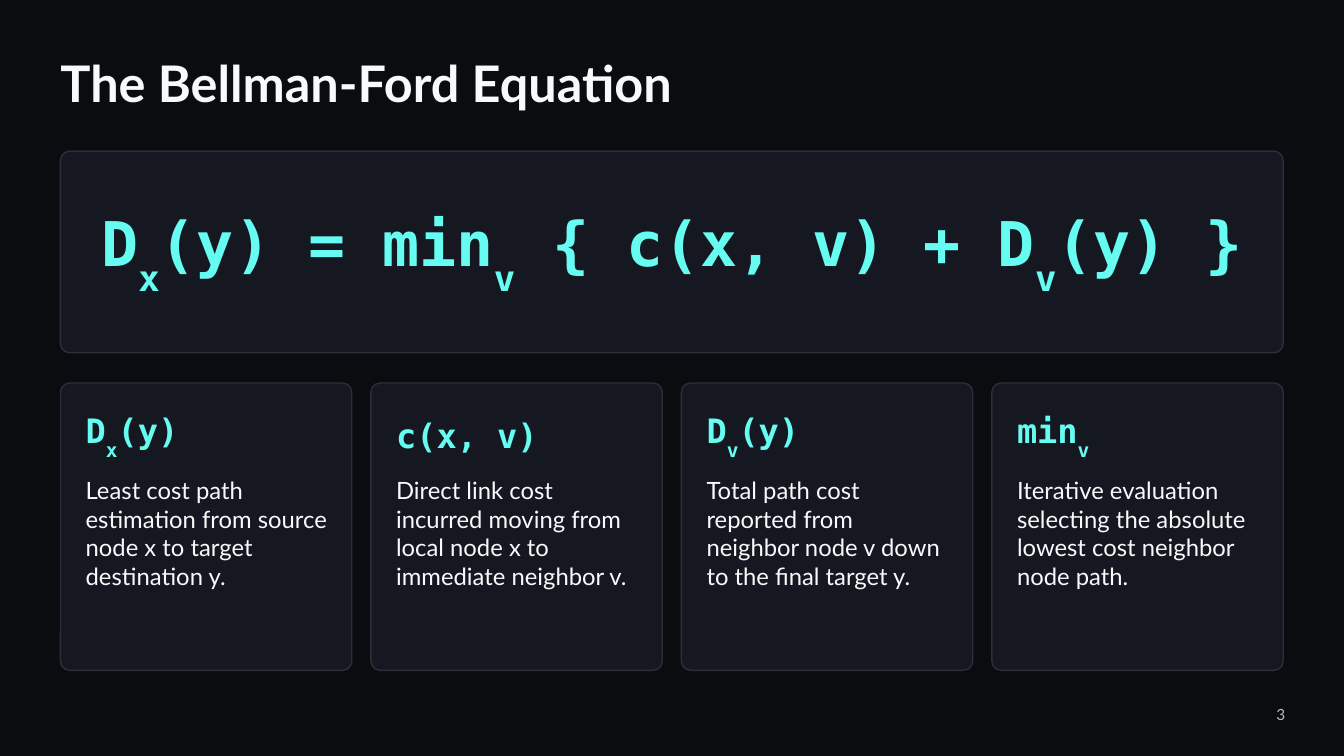
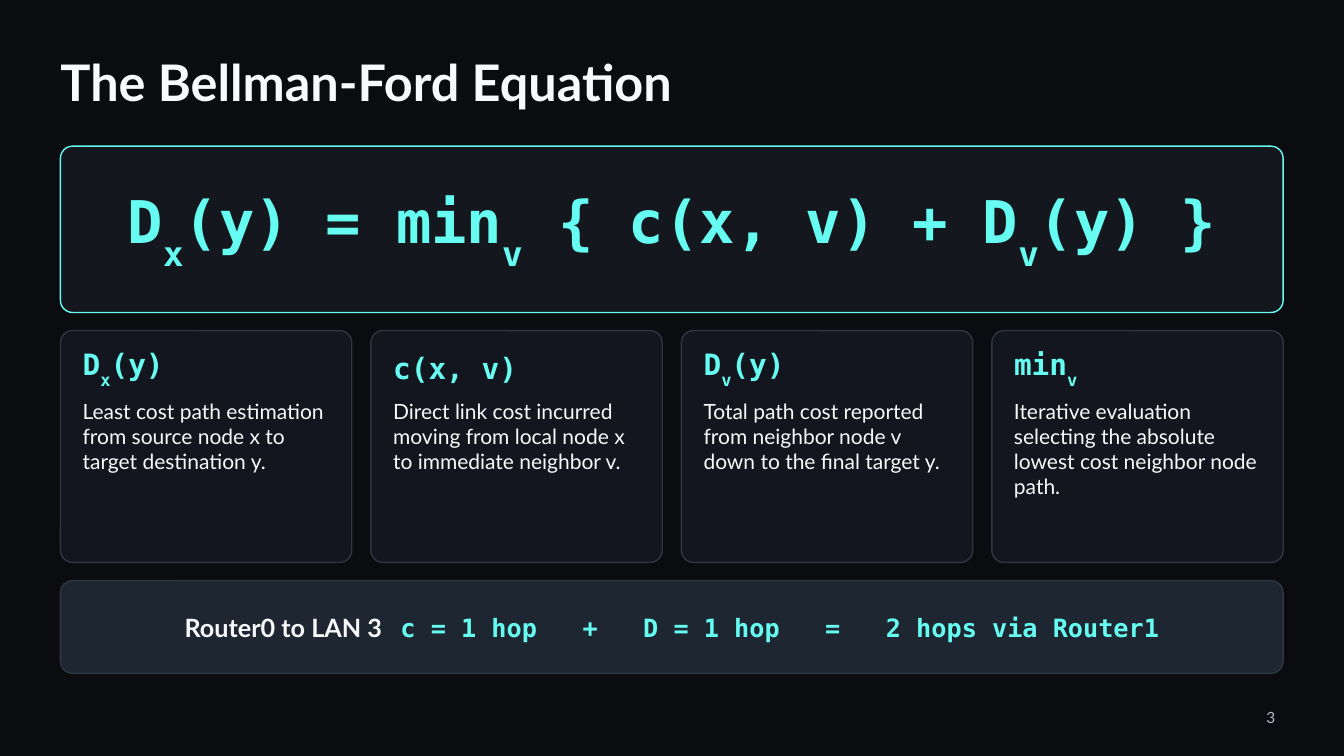
Before and after one commit to ShreeyaBhatt/Distance_Vector_Routing_Packet_Tracer, a slide deck: slide 3 of Distance_Vector_Routing.pptx. Drawn at 1344x756 pixels with LibreOffice and Linux fonts; fonts in the diff are those of the drawing; background and template pictures are left out. Boxes give left, top, right and bottom in pixels: in the first picture for what was removed or moved away, otherwise in the second. Text is boxed around its words. In the diff, an @@ line names an element or a change of style, - is before the commit and + after.

Commit message:
Modernize the deck design
Add toned photos, an editable network diagram, icons, a terminal view of
the routing table and a worked Bellman-Ford example to the Obsidian deck.

```diff
--- a/Distance_Vector_Routing.pptx
+++ b/Distance_Vector_Routing.pptx
@@ rounded rectangle: place and size @@
-rounded rectangle at box(60, 151, 1284, 353)
+rounded rectangle at box(60, 146, 1284, 313)
@@ rounded rectangle at box(60, 146, 1284, 313): fill #151820 to #151820 at 92% opacity; outline #2A2F3A 1 pt to #66FCF1 1 pt; proportions changed @@
@@ text "Dx(y) = minv { c(x, ...": place and size @@
-text "Dx(y) = minv { c(x, ..." at box(160, 219, 1168, 279)
+text "Dx(y) = minv { c(x, ..." at box(184, 198, 1145, 254)
@@ text "Dx(y) = minv { c(x, ..." at box(184, 198, 1145, 254): size 44 to 42 pt @@
@@ rounded rectangle: place and size @@
-rounded rectangle at box(60, 383, 352, 670)
+rounded rectangle at box(60, 331, 352, 563)
@@ text "Dx(y)": place and size @@
-text "Dx(y)" at box(118, 417, 179, 450)
+text "Dx(y)" at box(111, 352, 164, 381)
@@ rounded rectangle: place and size @@
-rounded rectangle at box(371, 383, 662, 670)
+rounded rectangle at box(371, 331, 662, 563)
@@ text "c(x, v)": place and size @@
-text "c(x, v)" at box(396, 422, 537, 453)
+text "c(x, v)" at box(393, 356, 517, 383)
@@ rounded rectangle: place and size @@
-rounded rectangle at box(682, 383, 973, 670)
+rounded rectangle at box(682, 331, 973, 563)
@@ text "Dv(y)": place and size @@
-text "Dv(y)" at box(739, 417, 800, 450)
+text "Dv(y)" at box(731, 352, 784, 381)
@@ fill #151820 to #151820 at 88% opacity; outline #2A2F3A 1 pt to #2F3642 1 pt; proportions changed in 4 elements at box(60, 331, 352, 563), box(371, 331, 662, 563), box(682, 331, 973, 563), box(992, 331, 1284, 563) @@
@@ rounded rectangle: place and size @@
-rounded rectangle at box(992, 383, 1284, 670)
+rounded rectangle at box(992, 331, 1284, 563)
@@ size 24 to 21 pt in 4 elements at box(111, 352, 164, 381), box(393, 356, 517, 383), box(731, 352, 784, 381), box(1014, 343, 1261, 393) @@
@@ text "minv": place and size @@
-text "minv" at box(1017, 405, 1259, 466)
+text "minv" at box(1014, 343, 1261, 393)
@@ text "Least cost path estimation from ...": place and size @@
-text "Least cost path estimation from ..." at box(86, 481, 327, 589)
+text "Least cost path estimation from ..." at box(83, 403, 323, 473)
@@ text "Direct link cost incurred moving ...": place and size @@
-text "Direct link cost incurred moving ..." at box(396, 481, 626, 590)
+text "Direct link cost incurred moving ..." at box(393, 403, 624, 473)
@@ text "Total path cost reported from ...": place and size @@
-text "Total path cost reported from ..." at box(707, 481, 940, 590)
+text "Total path cost reported from ..." at box(704, 403, 940, 473)
@@ size 17 to 15 pt in 4 elements at box(83, 403, 323, 473), box(393, 403, 624, 473), box(704, 403, 940, 473), box(1014, 403, 1256, 498) @@
@@ text "Iterative evaluation selecting the absolute ...": place and size @@
-text "Iterative evaluation selecting the absolute ..." at box(1017, 481, 1245, 589)
+text "Iterative evaluation selecting the absolute ..." at box(1014, 403, 1256, 498)
@@ rounded rectangle added at box(60, 581, 1284, 674), fill #1F2833 at 95% opacity, outline #2F3642 1 pt @@
@@ text added at box(185, 616, 1159, 643), 18 pt, text #66FCF1, bold @@
+Router0 to LAN 3 c = 1 hop + D = 1 hop = 2 hops via Router1
@@ page number: place and size @@
-page number at box(1276, 709, 1285, 720)
+page number at box(1266, 712, 1275, 723)
```
Also in this commit, not shown: 6 other slides changed.
